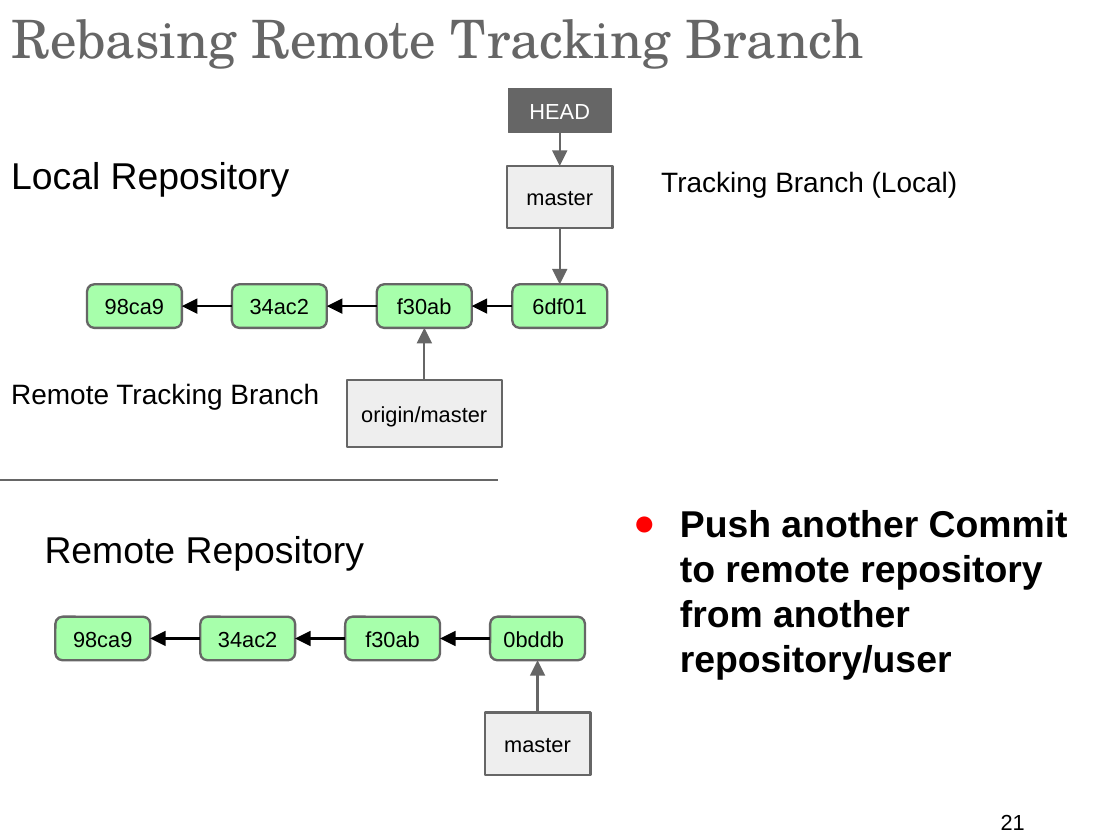
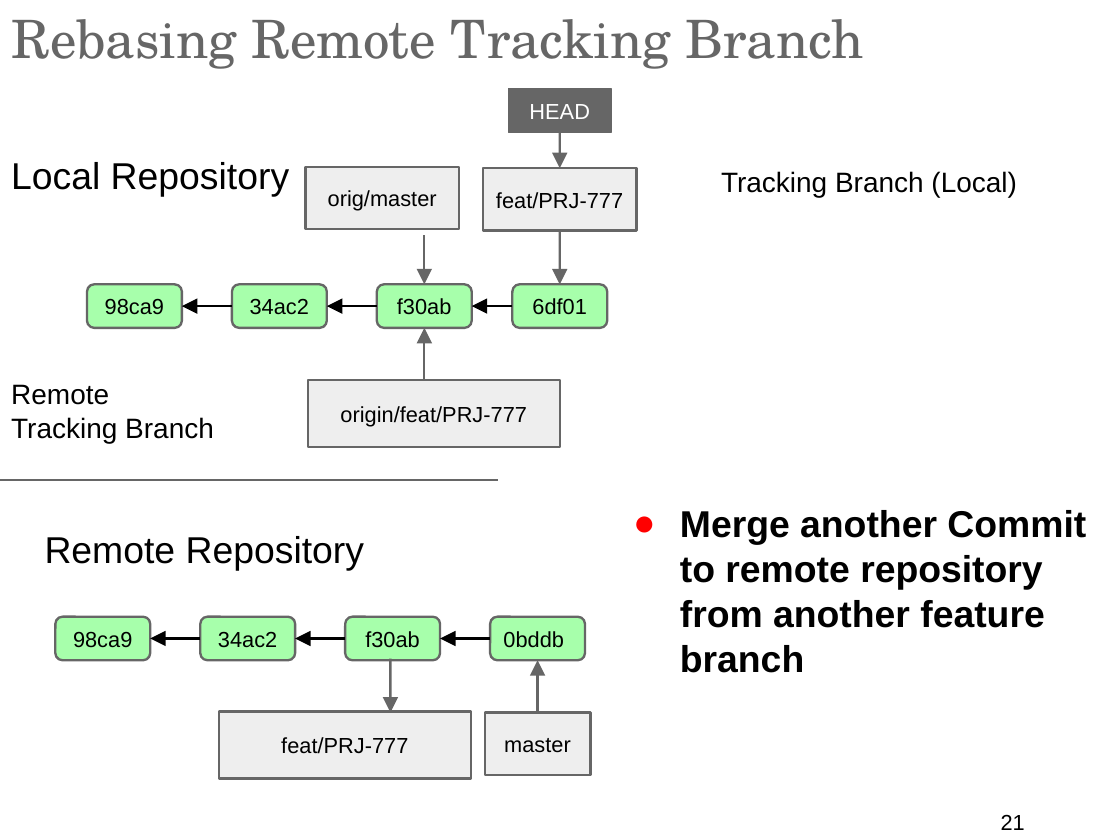
Before and after one commit to ilyaro/mysite, a slide deck: slide 21 of WorkStuff/Courses/Git/Git_General_Training_Lab/Git_General_Training_ap.ppt.pptx. Drawn at 1120x840 pixels with LibreOffice and Linux fonts; fonts in the diff are those of the drawing. Boxes give left, top, right and bottom in pixels: in the first picture for what was removed or moved away, otherwise in the second. Text is boxed around its words. In the diff, an @@ line names an element or a change of style, - is before the commit and + after.

Commit message:
Feature branch

```diff
--- a/WorkStuff/Courses/Git/Git_General_Training_Lab/Git_General_Training_ap.ppt.pptx
+++ b/WorkStuff/Courses/Git/Git_General_Training_Lab/Git_General_Training_ap.ppt.pptx
@@ arrow moved from (560, 125) - (560, 166) to (560, 132) - (560, 168) @@
@@ rectangle added at (306,167,459,230), fill #EEEEEE, outline #666666 1.5 pt, 14 pt, text #000000 @@
+orig/master
@@ rectangle "feat/PRJ-777": place and size @@
-rectangle "feat/PRJ-777" at (507,166,613,228)
+rectangle "feat/PRJ-777" at (483,168,636,231)
@@ text "Tracking Branch (Local)": place and size @@
-text "Tracking Branch (Local)" at (661,171,958,198)
+text "Tracking Branch (Local)" at (721,171,1017,198)
@@ text in rectangle at (496,192,623,209): text changed @@
-master
+feat/PRJ-777
@@ arrow added from (424, 235) to (424, 284), #666666 1.5 pt @@
@@ text "Remote Tracking Branch" rewrapped from (11,383,319,409) to (11,384,214,443) @@
@@ rectangle "origin/feat/PRJ-777": place and size @@
-rectangle "origin/feat/PRJ-777" at (347,380,502,447)
+rectangle "origin/feat/PRJ-777" at (308,380,560,447)
@@ text in rectangle at (340,406,527,427): text changed @@
-origin/master
+origin/feat/PRJ-777
@@ text at (680,510,1086,673): text changed @@
-● Push another Commit to remote repository from another repository/user
+● Merge another Commit to remote repository from another feature branch
@@ arrow added from (391, 659) to (391, 712), #666666 1.5 pt @@
@@ rectangle added at (220,711,472,778), fill #EEEEEE, outline #666666 1.5 pt, 14 pt, text #000000 @@
+feat/PRJ-777
```
Also in this commit, not shown: 7 other slides changed.
